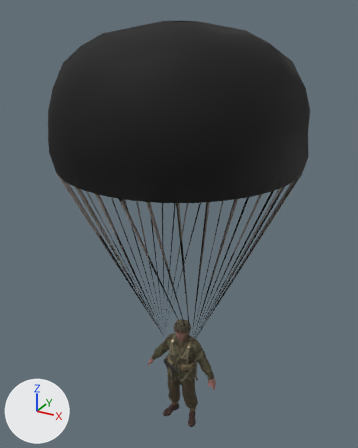
One commit to the glTF model models/paratrooper.glb: the scene before it, then after it.
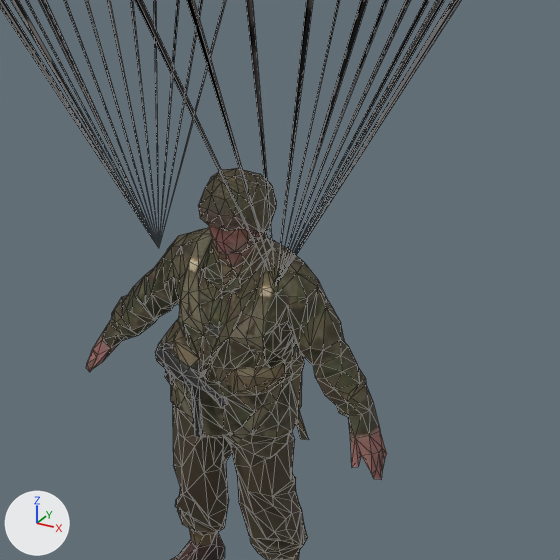
Each version appears first whole from a 50 mm lens placed at (2.89, -5.27, 6.01), pointed at (-0.08, 0.14, 3.3), and next in a close-up on the part from 36% to 71% of the width and 63% to 91% of the height. The lights are fixed; the arrows at lower left show +X, +Y and +Z. The first two pictures are the older version. The close-ups show mesh edges as thin lines. Vertices at exactly the same position are counted once.

The first close-up shows 'paratrooper'.
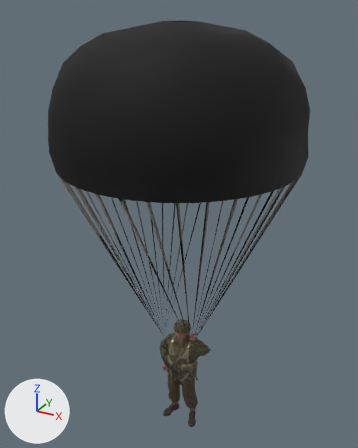
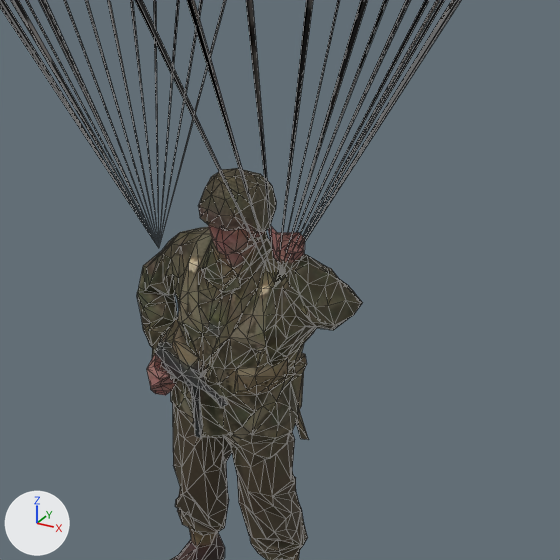
What differs and where, as boxes [x1, y1, x2, y2] in the close-ups (560 x 560 px; the box of a moved part takes in the faces that stretch with it):
part 1 of me_rewrap_001, moved or reshaped
    before: [86, 227, 387, 480]
    after: [137, 226, 363, 406]

Patch to the scene script:
```diff
--- a/models/paratrooper.glb.py
+++ b/models/paratrooper.glb.py
@@ me_rewrap_001 @@
 me_rewrap_001.from_pydata(...)  # 1281 vertices, 2499 faces; spans x -1.6..1.6, y -1.57..1.57, z 0.0..5.86
 # used by ob_paratrooper; location = (0.0, 0.0, 0.0)
+# me_rewrap_001 part 1: 314 of 1281 vertices moved; they spanned x -0.58..0.58, y -0.07..0.27, z 0.79..1.47 and now span x -0.43..0.51, y -0.11..0.26, z 0.91..1.75; mean shift (0.02, -0.05, 0.16); largest move (0.58, 0.04, 0.79) -> (0.25, -0.11, 1.7)
 me_rewrap_001.materials.append(mat_baked)
```
